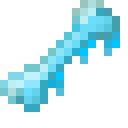
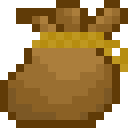
Revision of a layered 128 × 128 image; what changed, layer by layer:
added layer "Layer 5" above "Layer 3" over [32, 32, 128, 72]
added layer "Layer 3" above "Layer 7" over [0, 0, 128, 128]
added layer "Layer 7" above "Layer 6" over [8, 88, 112, 120]
added layer "Layer 6" above "Layer 4" over [16, 8, 120, 104]
added layer "Layer 4" above "Layer 2" over [8, 8, 120, 120]
hid "Layer 1" over [0, 0, 120, 112]
hid "Frozen_Bone" over [0, 0, 120, 112]
